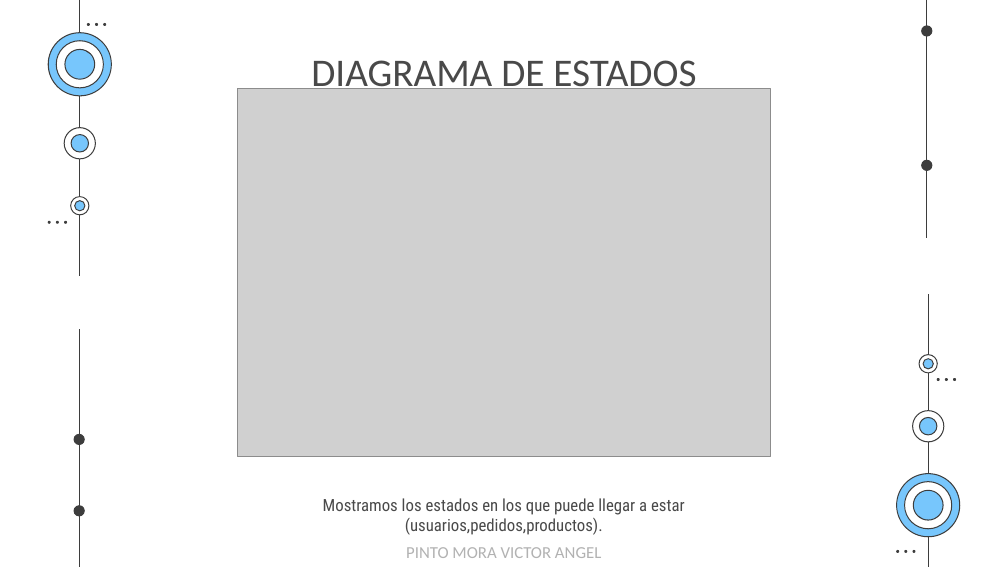
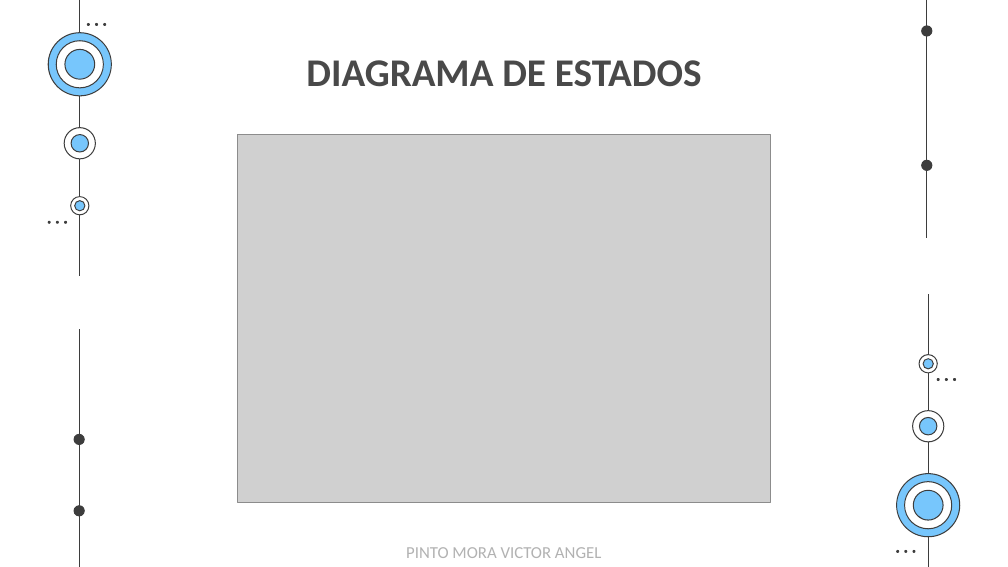
Before and after one commit to EgCooper/Mxt-Technology, a slide deck: slide 38 of Documentacion/Mxt-Technology Presentacion.pptx (slide 37 before the commit). Drawn at 1008x567 pixels with LibreOffice and Linux fonts; fonts in the diff are those of the drawing; grey boxes stand for pictures. Boxes give left, top, right and bottom in pixels: in the first picture for what was removed or moved away, otherwise in the second. Text is boxed around its words. In the diff, an @@ line names an element or a change of style, - is before the commit and + after.

```diff
--- a/Documentacion/Mxt-Technology Presentacion.pptx
+++ b/Documentacion/Mxt-Technology Presentacion.pptx
@@ title "DIAGRAMA DE ESTADOS" at [306, 60, 702, 87]: bold on @@
@@ picture: place and size @@
-picture at [238, 89, 771, 457]
+picture at [238, 135, 771, 503]
@@ text removed at [323, 498, 685, 535] @@
-Mostramos los estados en los que puede llegar a estar (usuarios,pedidos,productos).
```
Also in this commit, not shown: 43 other slides changed, 1 slide added, 12 slides removed, 1 other file.
